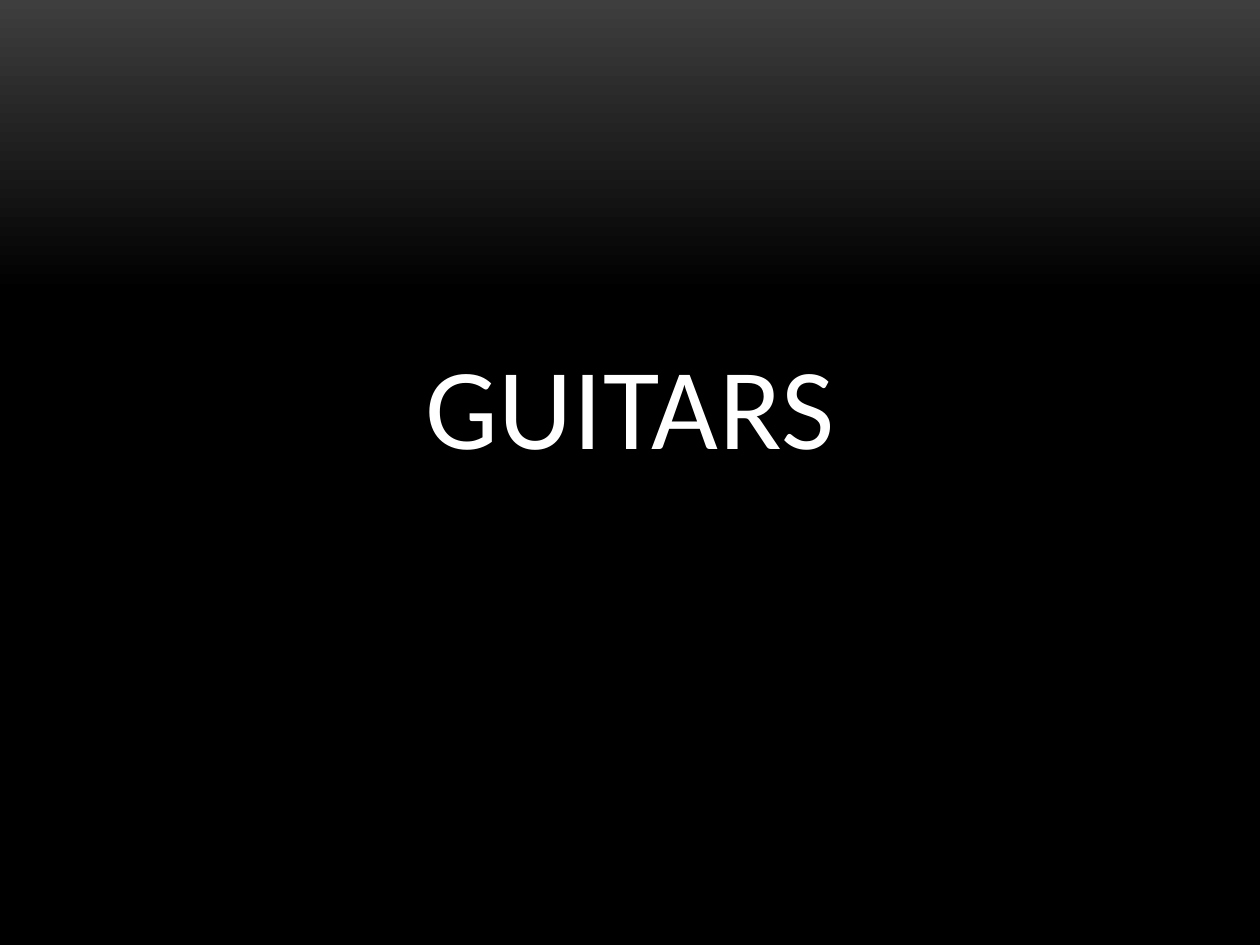
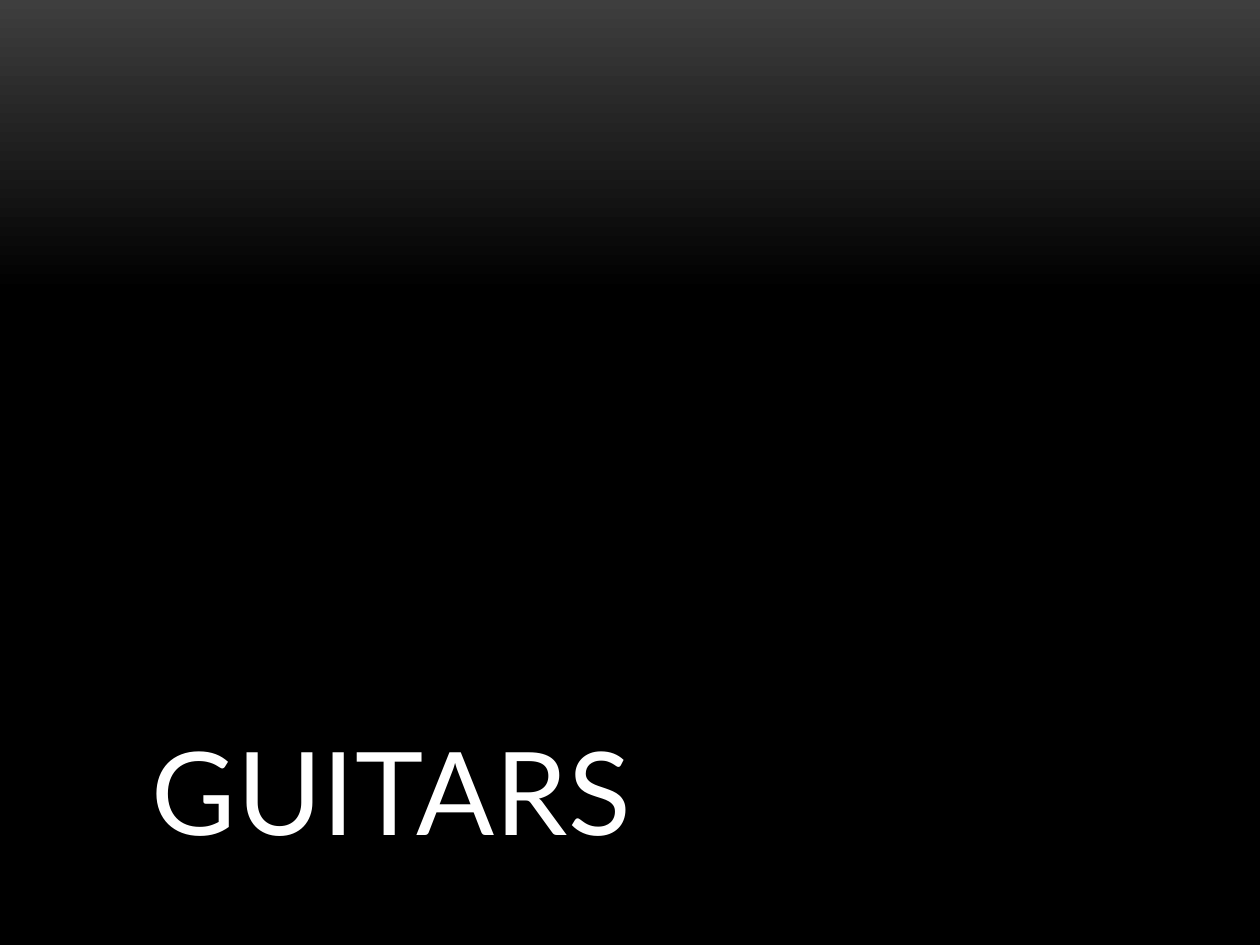
Before and after one commit to GrejSegura/datasciencecoursera, a slide deck: slide 1 of Guitars.pptx. Drawn at 1260x945 pixels with LibreOffice and Linux fonts; fonts in the diff are those of the drawing; background and template pictures are left out. Boxes give left, top, right and bottom in pixels: in the first picture for what was removed or moved away, otherwise in the second. Text is boxed around its words. In the diff, an @@ line names an element or a change of style, - is before the commit and + after.

```diff
--- a/Guitars.pptx
+++ b/Guitars.pptx
@@ title "GUITARS": place and size @@
-title "GUITARS" at [425, 374, 834, 450]
+title "GUITARS" at [152, 751, 632, 836]
@@ title "GUITARS" at [152, 751, 632, 836]: font Calibri to Lato @@
```
Also in this commit, not shown: 2 other slides changed.
